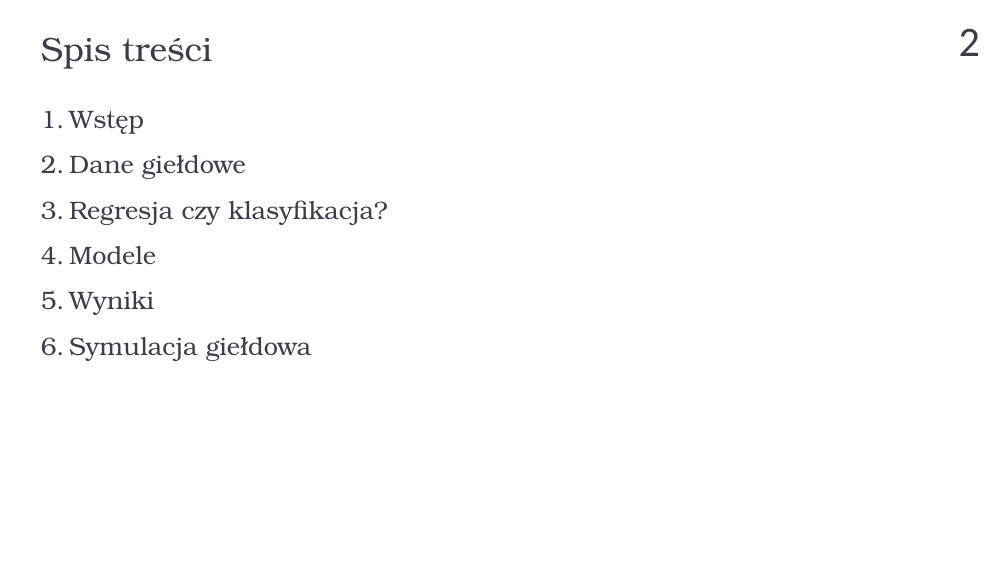
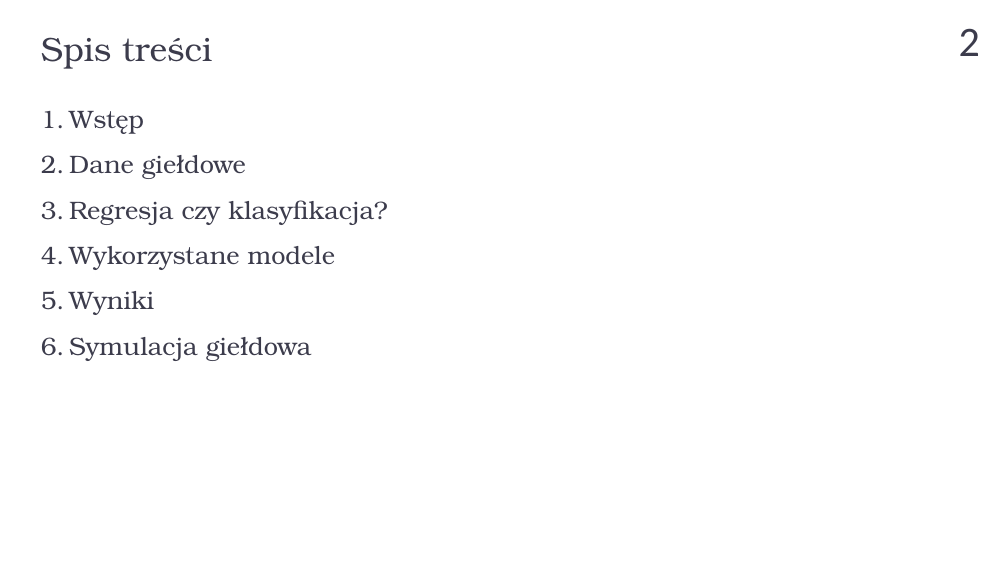
Before and after one commit to nikowis/ai-broker, a slide deck: slide 2 of docs/prezentacja-obrona.pptx. Drawn at 1008x567 pixels with LibreOffice and Linux fonts; fonts in the diff are those of the drawing; background and template pictures are left out. Boxes give left, top, right and bottom in pixels: in the first picture for what was removed or moved away, otherwise in the second. Text is boxed around its words. In the diff, an @@ line names an element or a change of style, - is before the commit and + after.

```diff
--- a/docs/prezentacja-obrona.pptx
+++ b/docs/prezentacja-obrona.pptx
@@ text at (69, 246, 335, 270): text changed @@
-4. Modele
+4. Wykorzystane modele
```
Also in this commit, not shown: 1 other slide changed, 13 slides added, 6 slides removed.
